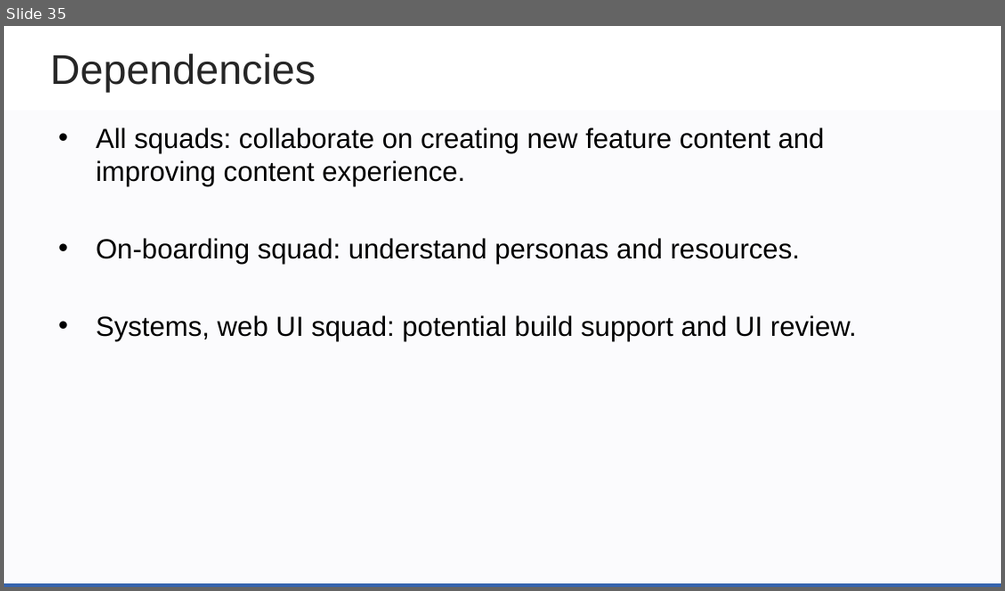
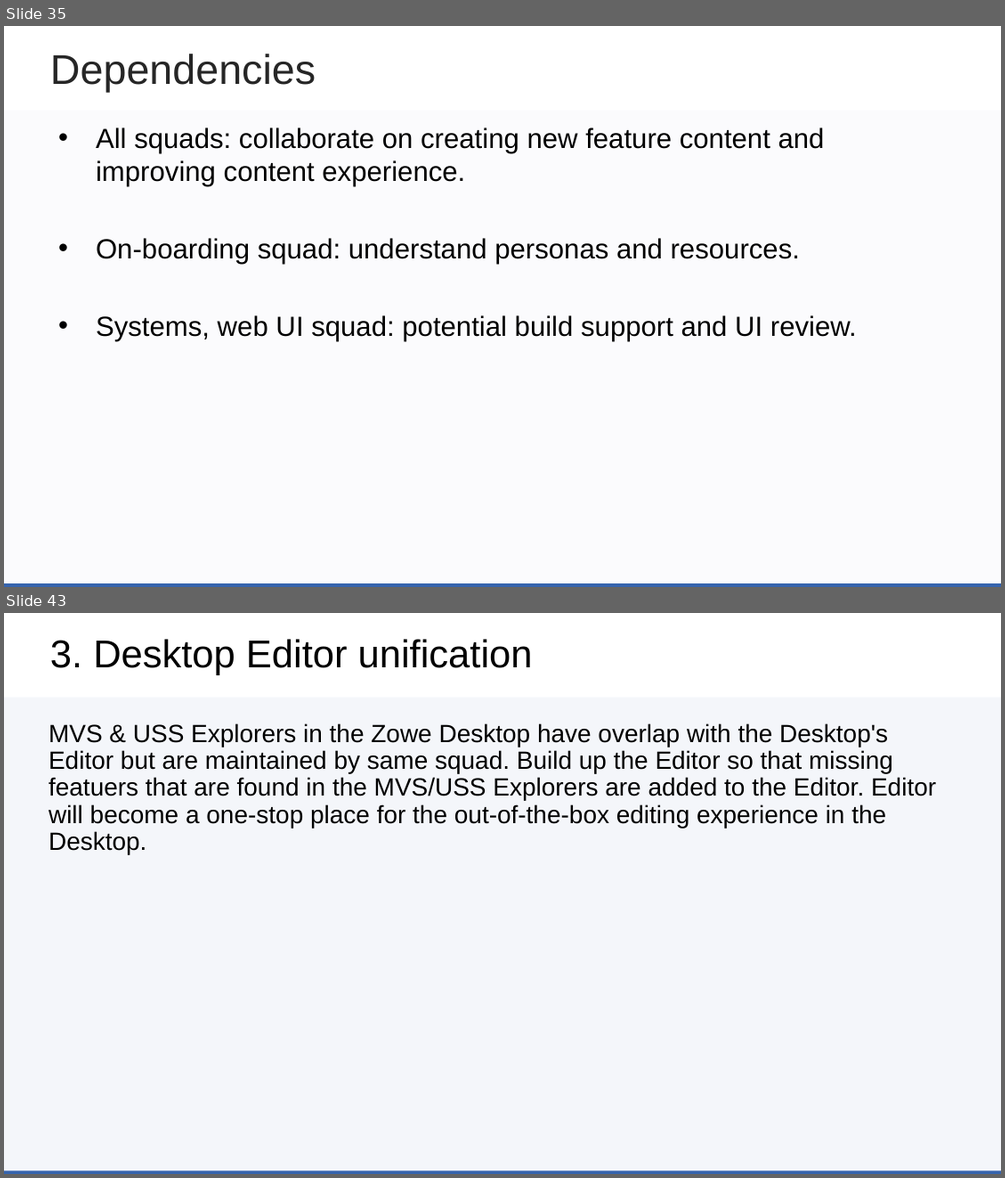
Before and after one commit to zowe/community, a slide deck: Project Management/PI Planning/20PI4 Planning/Zowe Community Squad Focus for 20PI4.pptx. Shown one above the other, each under a label of ours: slide 35 before the commit, slides 35 and 43 after it; the slides between them are not shown. The pictures are 1005x591 and 1005x1178 pixels, drawn with LibreOffice and Linux fonts; fonts in the diff are those of the drawing; background and template pictures are left out. Boxes give left, top, right and bottom in pixels: in the first picture for what was removed or moved away, otherwise in the second. Text is boxed around its words. In the diff, an @@ line names an element or a change of style, - is before the commit and + after.

```diff
--- a/Project Management/PI Planning/20PI4 Planning/Zowe Community Squad Focus for 20PI4.pptx
+++ b/Project Management/PI Planning/20PI4 Planning/Zowe Community Squad Focus for 20PI4.pptx
@@ slide 43 added at bbox=[4, 613, 1001, 1174], background #FFFFFF; not listed: 2 template elements that a slide beside it also shows @@
@@ title added at bbox=[50, 639, 533, 675], 28 pt, text #000000 @@
+3. Desktop Editor unification
@@ rectangle added at bbox=[4, 697, 1001, 1173], fill #3664AD at 3% opacity @@
@@ text added at bbox=[48, 723, 936, 854], 18 pt, text #000000 @@
+MVS & USS Explorers in the Zowe Desktop have overlap with the Desktop's Editor but are maintained by same squad. Build up the Editor so that missing featuers that are found in the MVS/USS Explorers are added to the Editor. Editor will become a one-stop place for the out-of-the-box editing experience in the Desktop.
```
Also in this commit, not shown: 2 slides changed, 15 other slides added, 1 slide removed.
